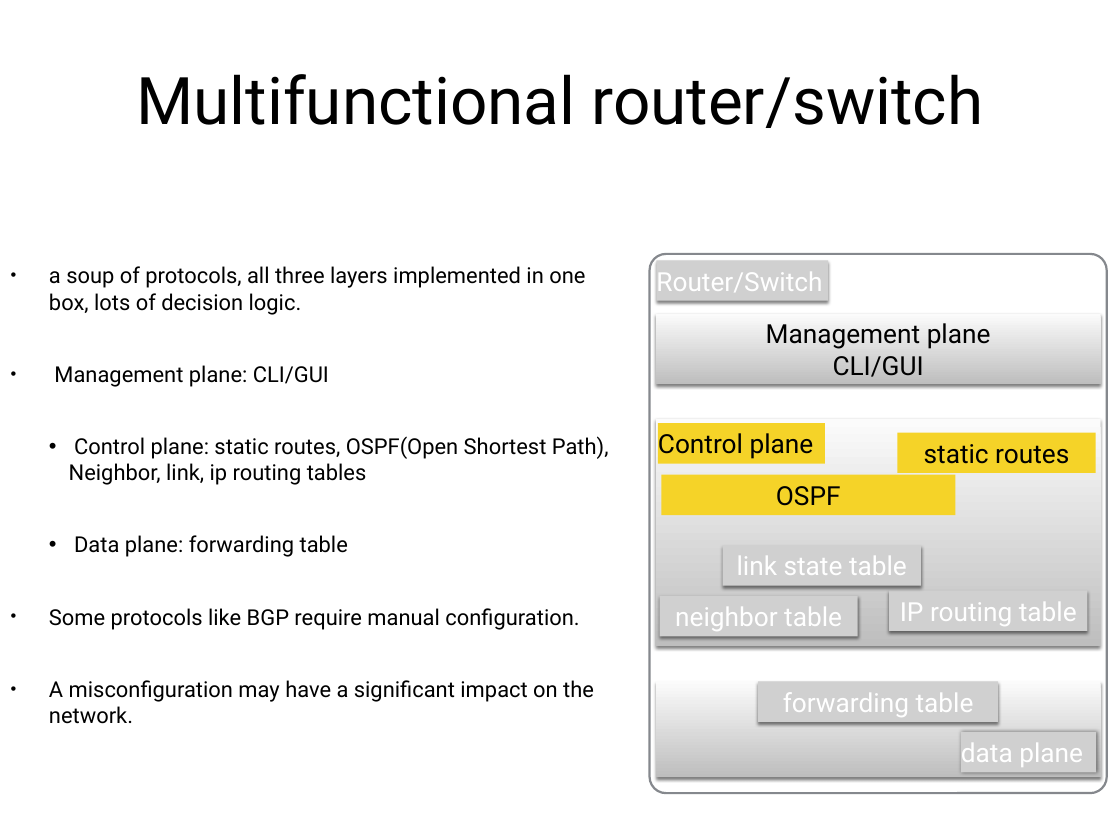
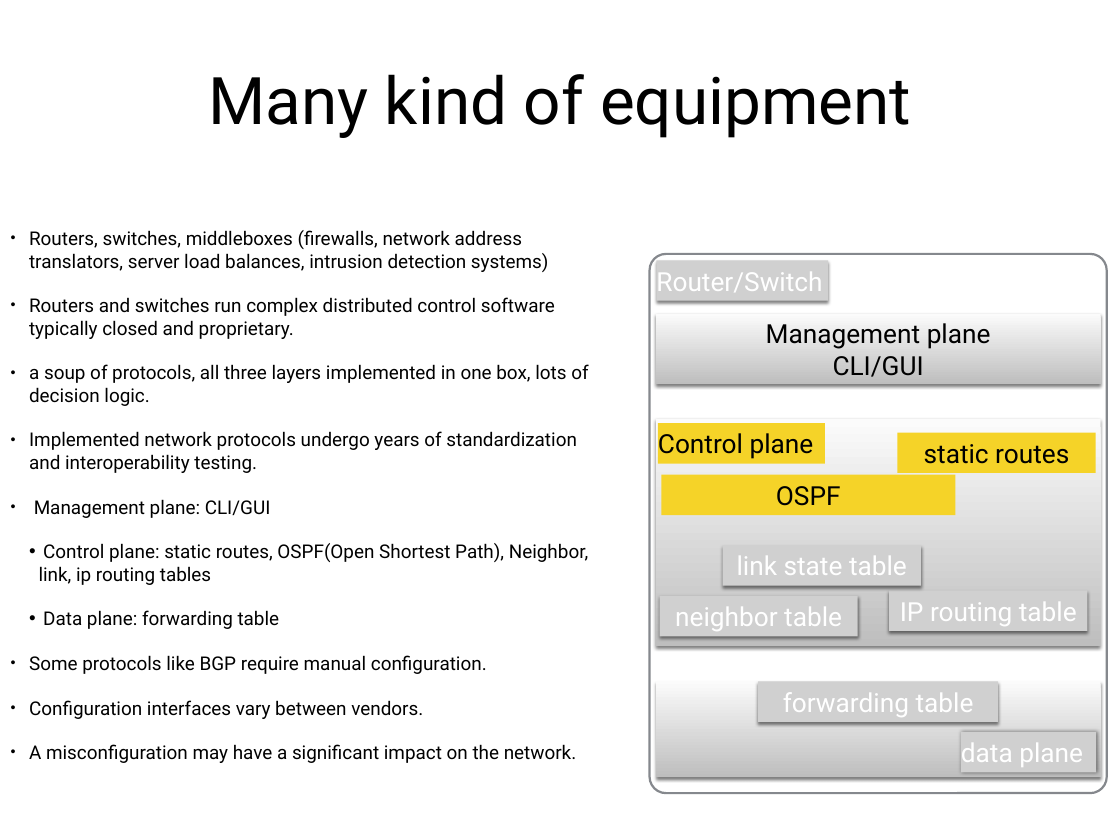
Before and after one commit to nickkaranatsios/ruby-utils, a slide deck: slide 5 of docs/sdn-lecture-notes.pptx. Drawn at 1120x840 pixels with LibreOffice and Linux fonts; fonts in the diff are those of the drawing; grey boxes stand for pictures. Boxes give left, top, right and bottom in pixels: in the first picture for what was removed or moved away, otherwise in the second. Text is boxed around its words. In the diff, an @@ line names an element or a change of style, - is before the commit and + after.

```diff
--- a/docs/sdn-lecture-notes.pptx
+++ b/docs/sdn-lecture-notes.pptx
@@ title at (209,74,911,138): text changed @@
-Multifunctional router/switch
+Many kind of equipment
@@ text at (29,230,555,339): paragraphs added @@
+• Routers, switches, middleboxes (firewalls, network address translators, server load balances, intrusion detection systems)
+• Routers and switches run complex distributed control software typically closed and proprietary.
@@ text at (29,364,588,763): size 20 to 17.3 pt in "a soup of protocols, all three layers ...", "Management plane: CLI/GUI", "Control plane: static routes, OSPF(Open Shortest Path), ...", "Data plane: forwarding table" and 2 more places; indent changed; less space between paragraphs @@
@@ text at (29,431,577,473): paragraph added @@
+• Implemented network protocols undergo years of standardization and interoperability testing.
@@ text at (29,700,423,719): paragraph added @@
+• Configuration interfaces vary between vendors.
```
Also in this commit, not shown: 9 other slides changed, 1 slide added, 1 slide removed.
